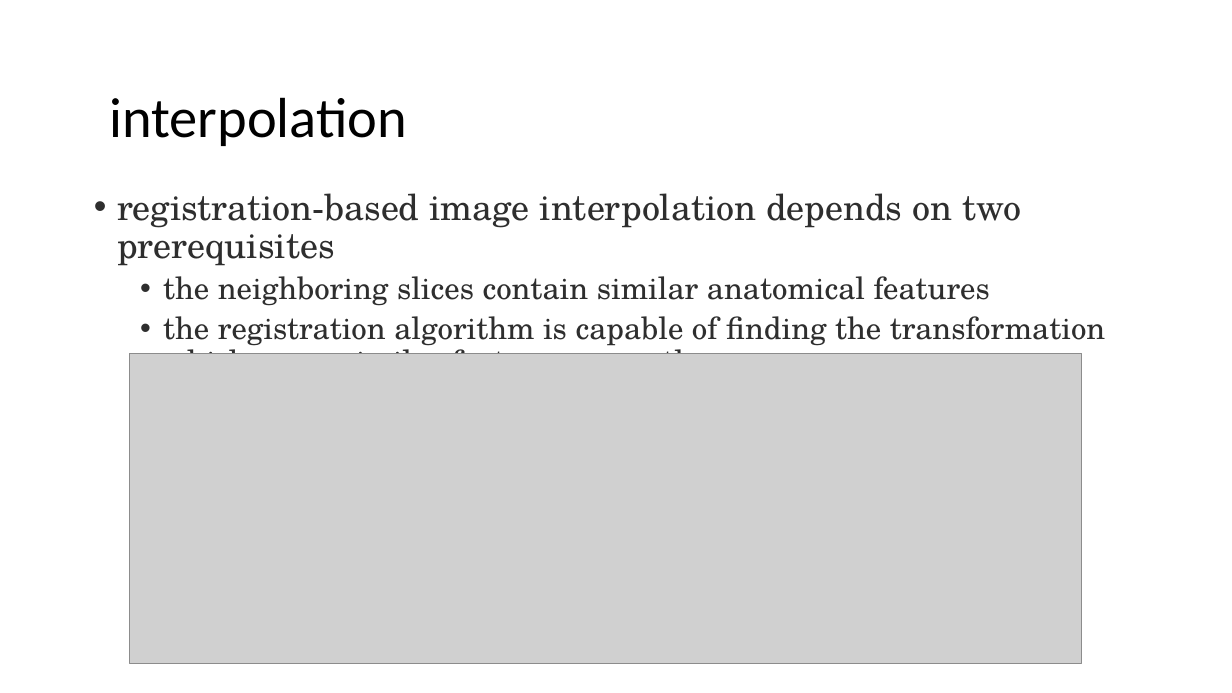
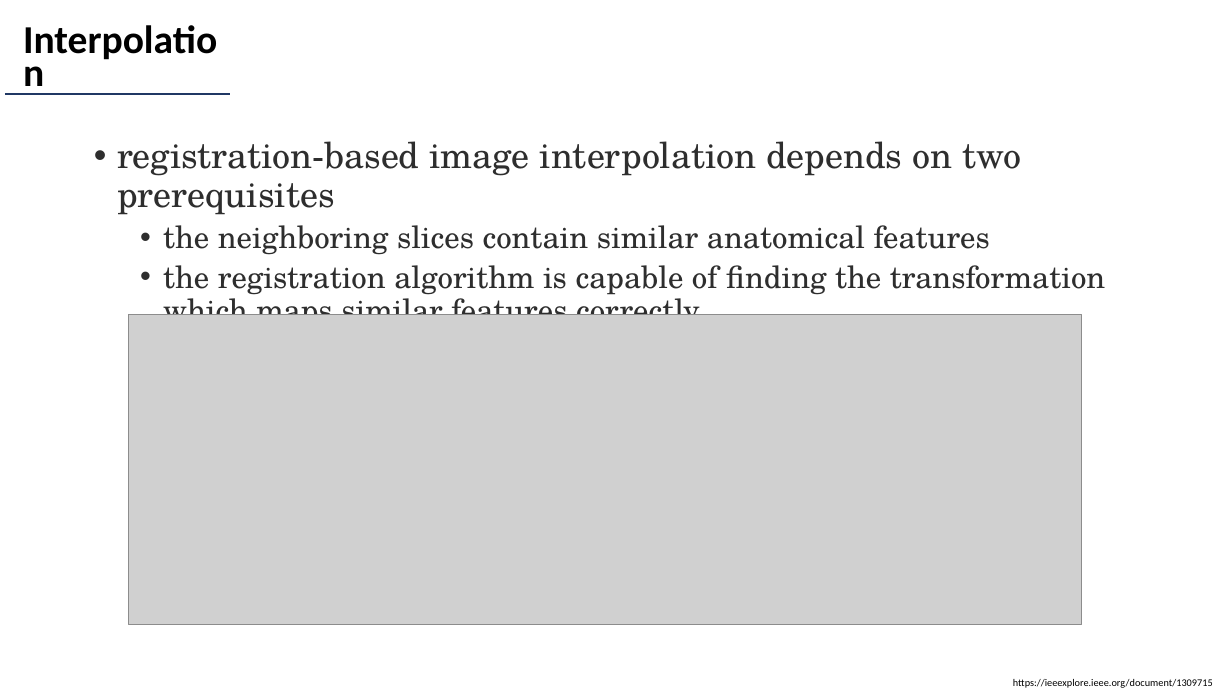
Before and after one commit to autotntfan/BIP, a slide deck: slide 22 of The insight toolkit image registration framework.pptx (slide 21 before the commit). Drawn at 1232x693 pixels with LibreOffice and Linux fonts; fonts in the diff are those of the drawing; grey boxes stand for pictures. Boxes give left, top, right and bottom in pixels: in the first picture for what was removed or moved away, otherwise in the second. Text is boxed around its words. In the diff, an @@ line names an element or a change of style, - is before the commit and + after.

```diff
--- a/The insight toolkit image registration framework.pptx
+++ b/The insight toolkit image registration framework.pptx
@@ line added from (5, 94) to (230, 94), #203864 1.5 pt @@
@@ text "registration-based image interpolation depends on ..." rewrapped from box(117, 193, 1105, 354) to box(117, 141, 1105, 315) @@
@@ text at box(540, 141, 757, 176): text changed; size 44 to 30.8 pt; bold on @@
-interpolation
+Interpolation
@@ picture: place and size @@
-picture at box(129, 353, 1082, 664)
+picture at box(129, 314, 1082, 625)
@@ text added at box(1013, 679, 1213, 688), 8 pt, text #000000 @@
+https://ieeexplore.ieee.org/document/1309715
```
Also in this commit, not shown: 17 other slides changed, 1 slide added, 2 slides removed.
